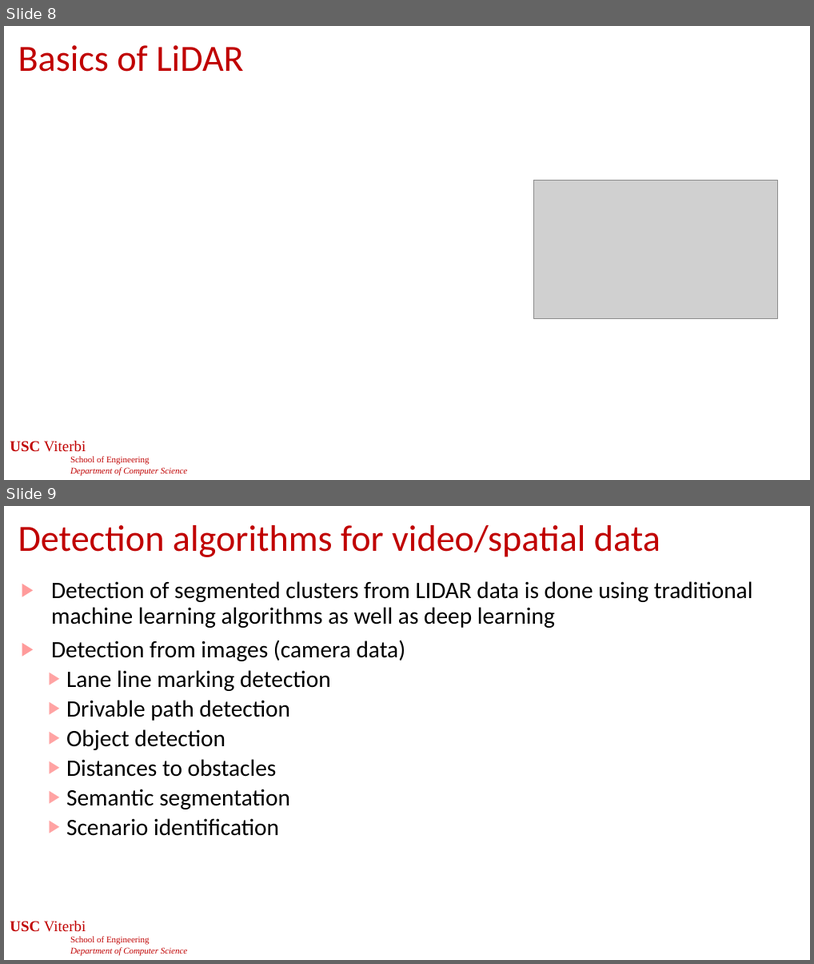
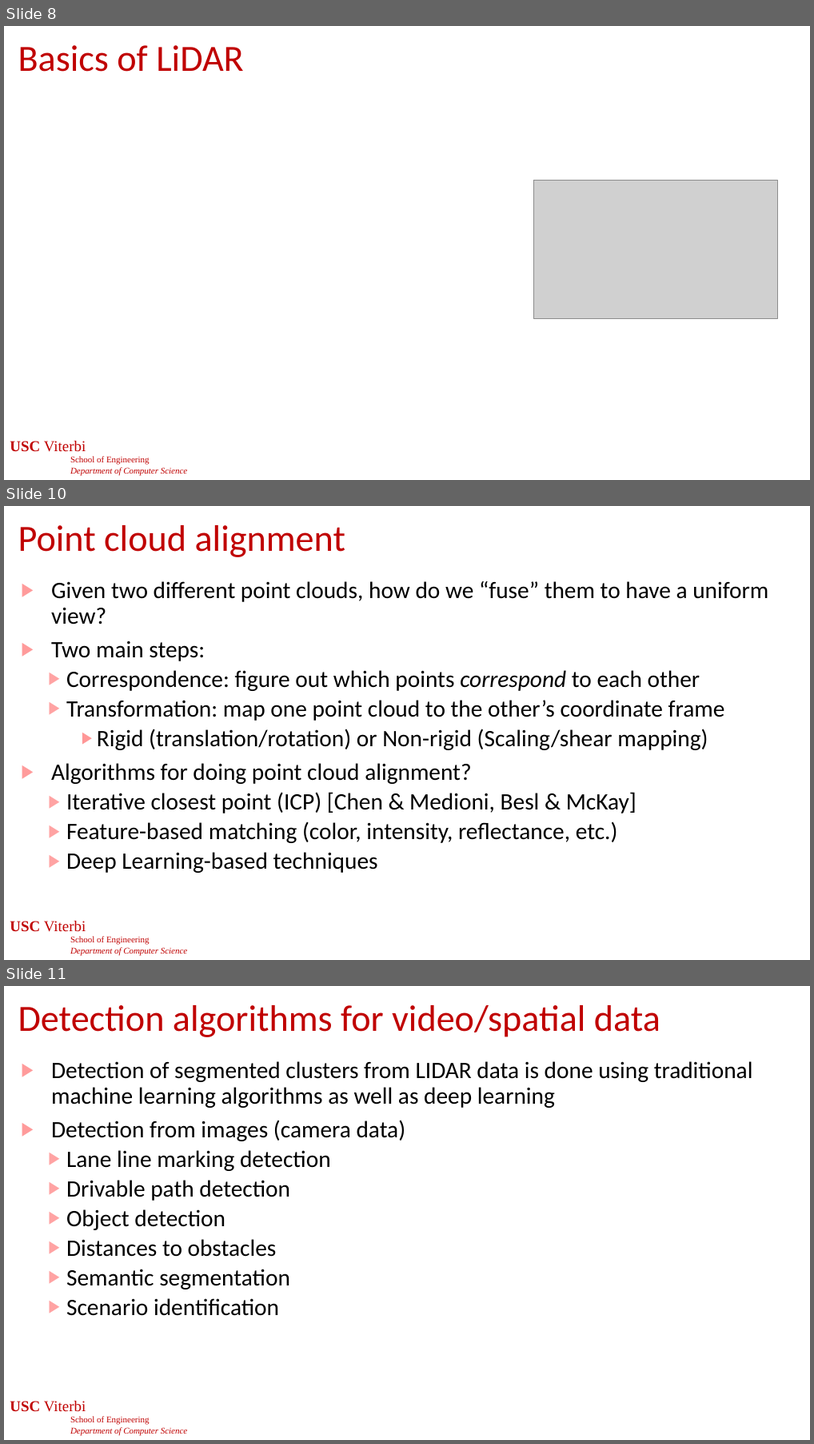
Before and after one commit to jdeshmukh/jdeshmukh.github.io, a slide deck: teaching/cs513-autocps-fall-2024/slides/Perception.pptx. Shown one above the other, each under a label of ours: slides 8 and 9 before the commit, slides 8, 10 and 11 after it; the slides between them are not shown. The pictures are 814x964 and 814x1444 pixels, drawn with LibreOffice and Linux fonts; fonts in the diff are those of the drawing; grey boxes stand for pictures; background and template pictures are left out. Boxes give left, top, right and bottom in pixels: in the first picture for what was removed or moved away, otherwise in the second. Text is boxed around its words. In the diff, an @@ line names an element or a change of style, - is before the commit and + after.

```diff
--- a/teaching/cs513-autocps-fall-2024/slides/Perception.pptx
+++ b/teaching/cs513-autocps-fall-2024/slides/Perception.pptx
@@ slide 10 added at (4, 506, 810, 960), background #FFFFFF; not listed: 1 template element that a slide beside it also shows @@
@@ title added at (18, 525, 346, 557), 44 pt, text #C00000 @@
+Point cloud alignment
@@ text added at (51, 581, 769, 872), 28 pt, text #000000 @@
+▶ Given two different point clouds, how do we “fuse” them to have a uniform view?
+▶ Two main steps:
+  ▶ Correspondence: figure out which points correspond to each other
+  ▶ Transformation: map one point cloud to the other’s coordinate frame
+    ▶ Rigid (translation/rotation) or Non-rigid (Scaling/shear mapping)
+▶ Algorithms for doing point cloud alignment?
+  ▶ Iterative closest point (ICP) [Chen & Medioni, Besl & McKay]
+  ▶ Feature-based matching (color, intensity, reflectance, etc.)
+  ▶ Deep Learning-based techniques
@@ page number added at (317, 924, 498, 948), 24 pt, text #FFFFFF @@
+10
@@ what was slide 9 is now slide 11 @@
```
Also in this commit, not shown: 1 slide changed, 1 other slide added, 2 other files.
